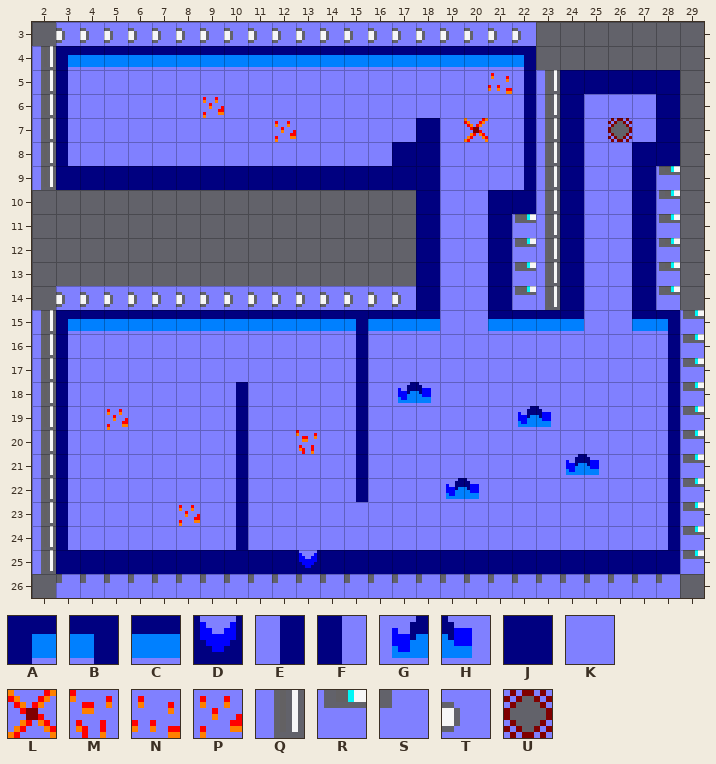
Two versions of a level (Tiled map, splatun/assets/World1/Level12/Level12.tmx). Above is the file before it was changed.
Cells are 8x8 px. Shown: x 2..29, y 3..26.
Key: from "Tileset": A 0, B 2, C 3, D 6, E 8, F 9, G 11, H 12, J 14, K 16, L 17, M 18, N 20, P 21, Q 25, R 26, S 27, T 28, U 30.
_ is an empty cell.
Layer "Capa de Patrones 1" before, first column x 2:
 3 _TTTTTTTTTTTTTTTTTTTT_______
 4 QACCCCCCCCCCCCCCCCCCB_______
 5 QFKKKKKKKKKKKKKKKKKNEQJJJJJ_
 6 QFKKKKKPKKKKKKKKKKKKEQJKKKJ_
 7 QFKKKKKKKKPKKKKKJKLKEQJKUKJ_
 8 QFKKKKKKKKKKKKKJJKKKEQJKKJJ_
 9 QJJJJJJJJJJJJJJJJKKKEQJKKJR_
10 ________________JKKJJQJKKJR_
11 ________________JKKJRQJKKJR_
12 ________________JKKJRQJKKJR_
13 ________________JKKJRQJKKJR_
14 _TTTTTTTTTTTTTTTJKKJRQJKKJR_
15 QACCCCCCCCCCCBCCCKKCCCCKKCBR
16 QFKKKKKKKKKKKEKKKKKKKKKKKKER
17 QFKKKKKKKKKKKEKKKKKKKKKKKKER
18 QFKKKKKKEKKKKEKGHKKKKKKKKKER
19 QFKPKKKKEKKKKEKKKKKKGHKKKKER
20 QFKKKKKKEKKMKEKKKKKKKKKKKKER
21 QFKKKKKKEKKKKEKKKKKKKKGHKKER
22 QFKKKKKKEKKKKEKKKGHKKKKKKKER
23 QFKKKKPKEKKKKKKKKKKKKKKKKKER
24 QFKKKKKKEKKKKKKKKKKKKKKKKKER
25 QJJJJJJJJJJDJJJJJJJJJJJJJJJR
26 _SSSSSSSSSSSSSSSSSSSSSSSSSS_
Once edited:
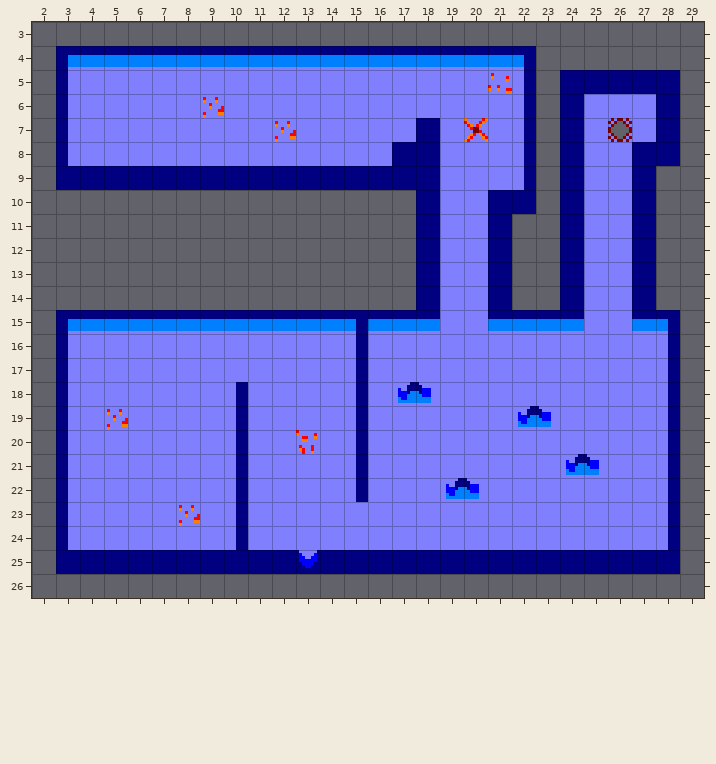
From old to new:
Changed rows in their new state; . is an unchanged cell.
Layer "Capa de Patrones 1":
first column x 2:
 3 .____________________.......
 4 _...........................
 5 _...................._......
 6 _...................._......
 7 _...................._......
 8 _...................._......
 9 _...................._...._.
10 ....................._...._.
11 ....................__...._.
12 ....................__...._.
13 ....................__...._.
14 ._______________....__...._.
15 _.........................._
16 _.........................._
17 _.........................._
18 _.........................._
19 _.........................._
20 _.........................._
21 _.........................._
22 _.........................._
23 _.........................._
24 _.........................._
25 _.........................._
26 .__________________________.
Where, in picture pixels (left, top, right, bottom), the same in both pictures:
removed: (32, 22, 704, 598)
